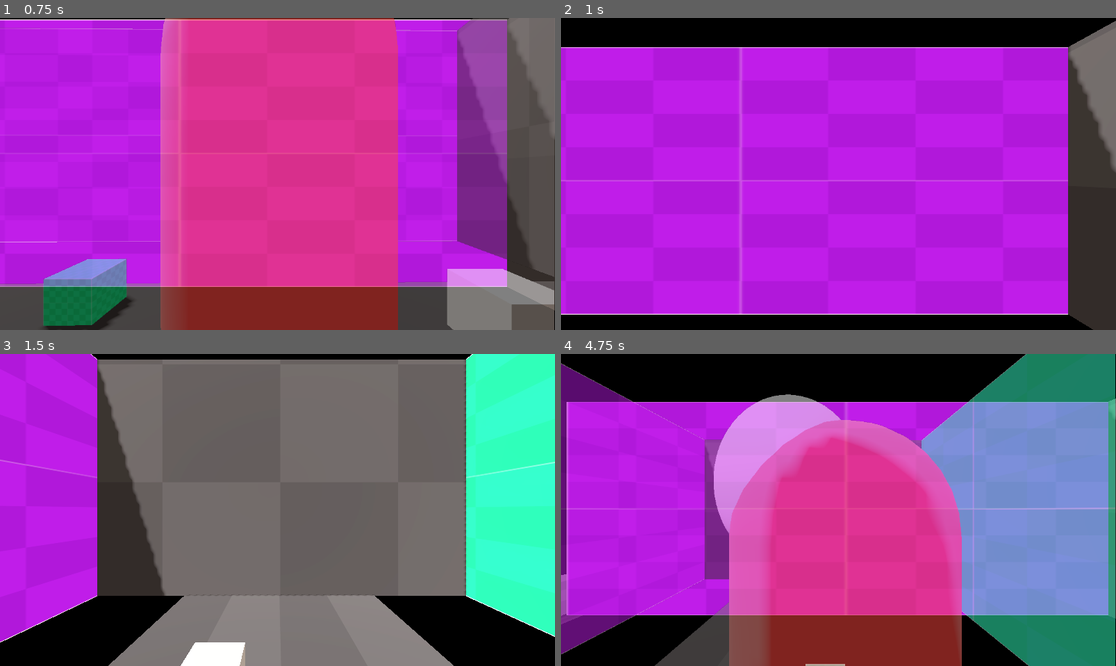
Above: before the commit, frames 1-4 (two rows, left to right).
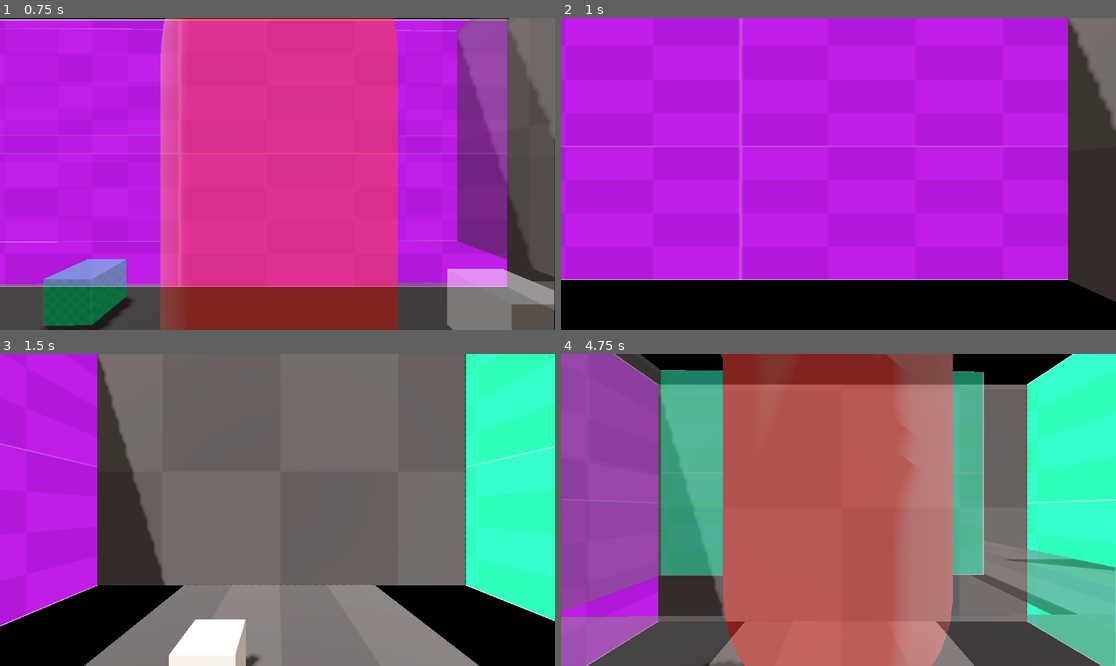
Above: after the commit, the same moments.

Repository: mrspeaker/eyeye
Game: Godot game, scene res://main.tscn
Two runs of this game, one before a commit and one after it. Both use one fixed random seed, a clock stepped at 60 frames per second and the inputs below.
Inputs:
- Up to frame 1 (0.75 s): hold D (move_right) from 0.53 s (still down); tap Space (jump) at 0.6 s
- Up to frame 2 (1 s): keep holding D (move_right); tap Space (jump) at 0.77 s
- Up to frame 3 (1.5 s): tap Space (jump) at 1.07, 1.35 s; release D (move_right) at 1.28 s; hold S (move_backward) from 1.28 s (still down)
- Up to frame 4 (4.75 s): tap Space (jump) at 1.52, 1.82, 2.1, 2.85, 3.02, 3.32, 3.6, 3.77, 4.07, 4.35, 4.52 s; release S (move_backward) at 2.03 s; hold D (move_right) 2.03-2.78 s; hold W (move_forward) 2.78-3.53 s; hold A (move_left) from 3.53 s (still down)

Frame 1 is identical in both runs. In frame 2, 22% of the frame differs, in the area x 0-100%, y 0-100%; in frame 3, 8.2%; in frame 4, 96%.

Commit message:
snap back when switching

Diff:
--- a/sub_viewport_container.gd
+++ b/sub_viewport_container.gd
@@ -12,6 +12,9 @@
 func _process(delta: float) -> void:
 	if Input.is_action_just_pressed("jump"):
 		visible = !visible
-		if visible:
+		if !visible:
+			p2.position = p1.position - p1.basis.z
+			p2.rotation = p1.rotation
+		else:
 			p1.position = p2.position + p2.basis.z
 			p1.rotation = p2.rotation
